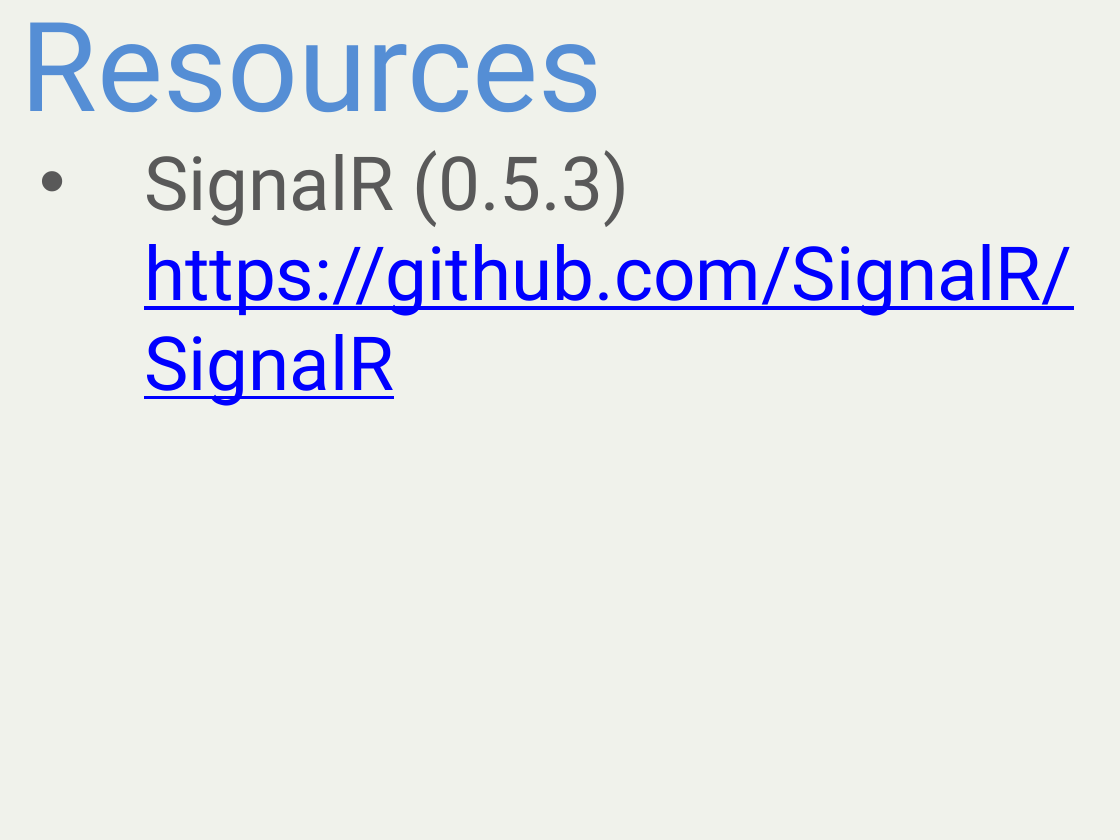
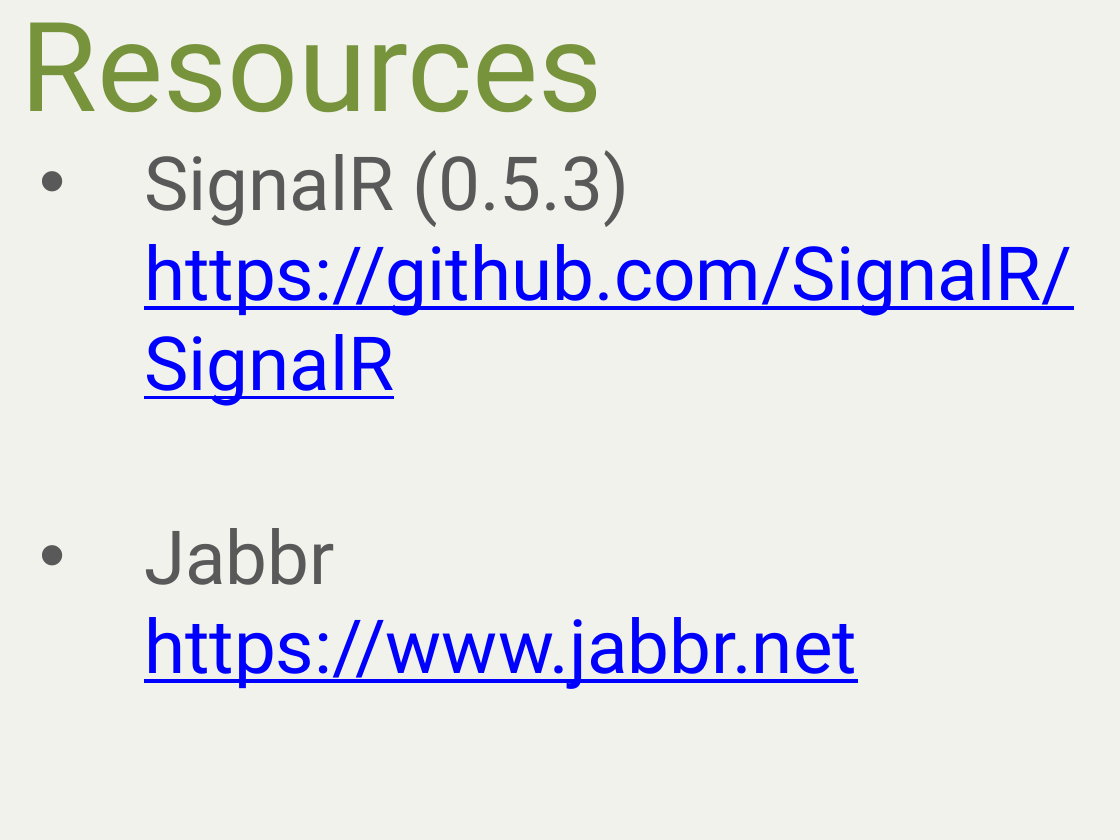
Before and after one commit to alani/Talks, a slide deck: slide 33 of SignalR-Intro/SignalRIntro.pptx (slide 31 before the commit). Drawn at 1120x840 pixels with LibreOffice and Linux fonts; fonts in the diff are those of the drawing. Boxes give left, top, right and bottom in pixels: in the first picture for what was removed or moved away, otherwise in the second. Text is boxed around its words. In the diff, an @@ line names an element or a change of style, - is before the commit and + after.

Commit message:
Update slides.

```diff
--- a/SignalR-Intro/SignalRIntro.pptx
+++ b/SignalR-Intro/SignalRIntro.pptx
@@ title "Resources" at bbox=[21, 22, 604, 112]: text colour #558ED5 to #77933C @@
@@ subtitle at bbox=[144, 528, 857, 689]: paragraph added @@
+• Jabbr
+  https://www.jabbr.net
```
Also in this commit, not shown: 9 other slides changed, 6 slides added, 5 slides removed, 3 other files.
